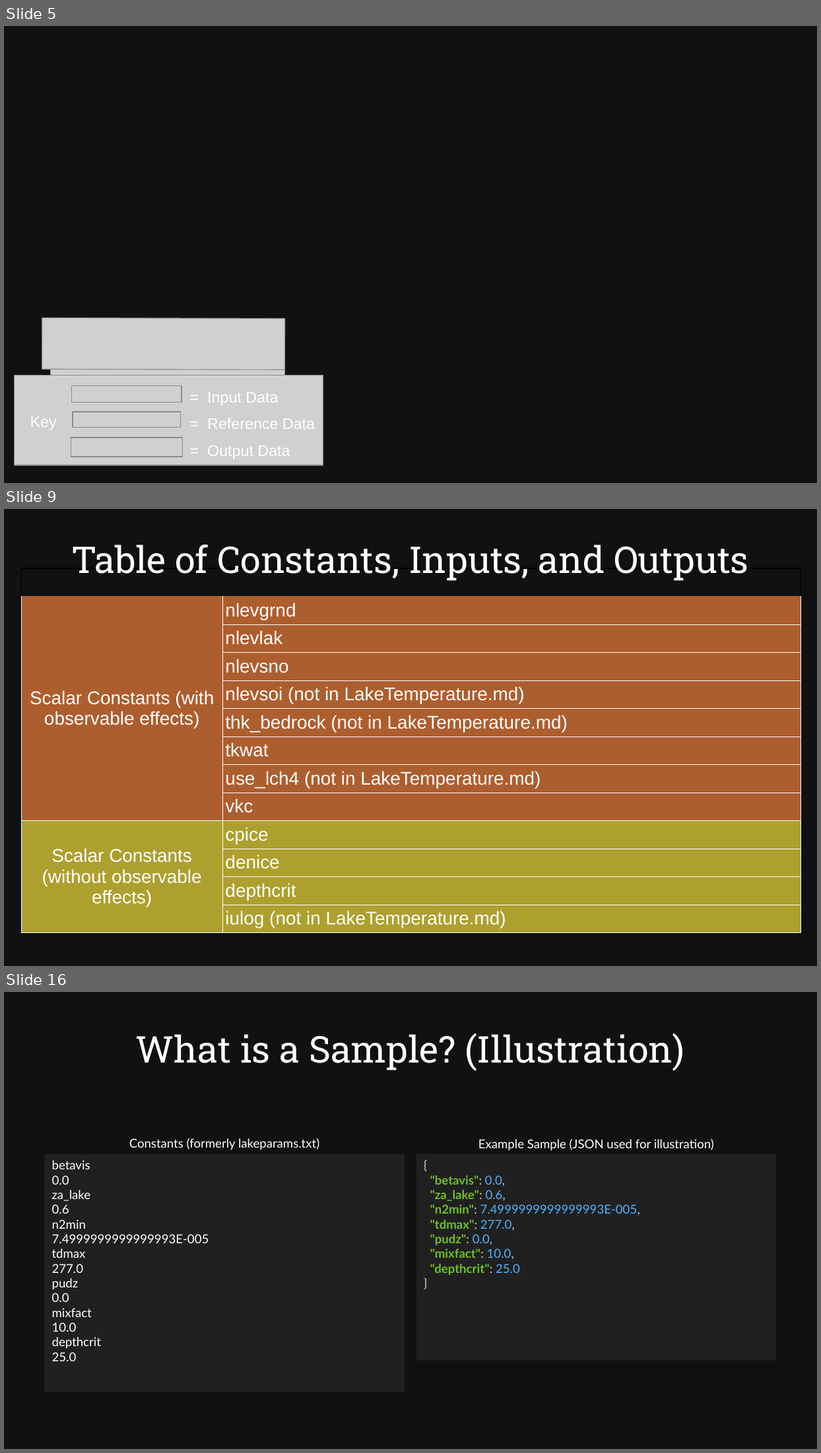
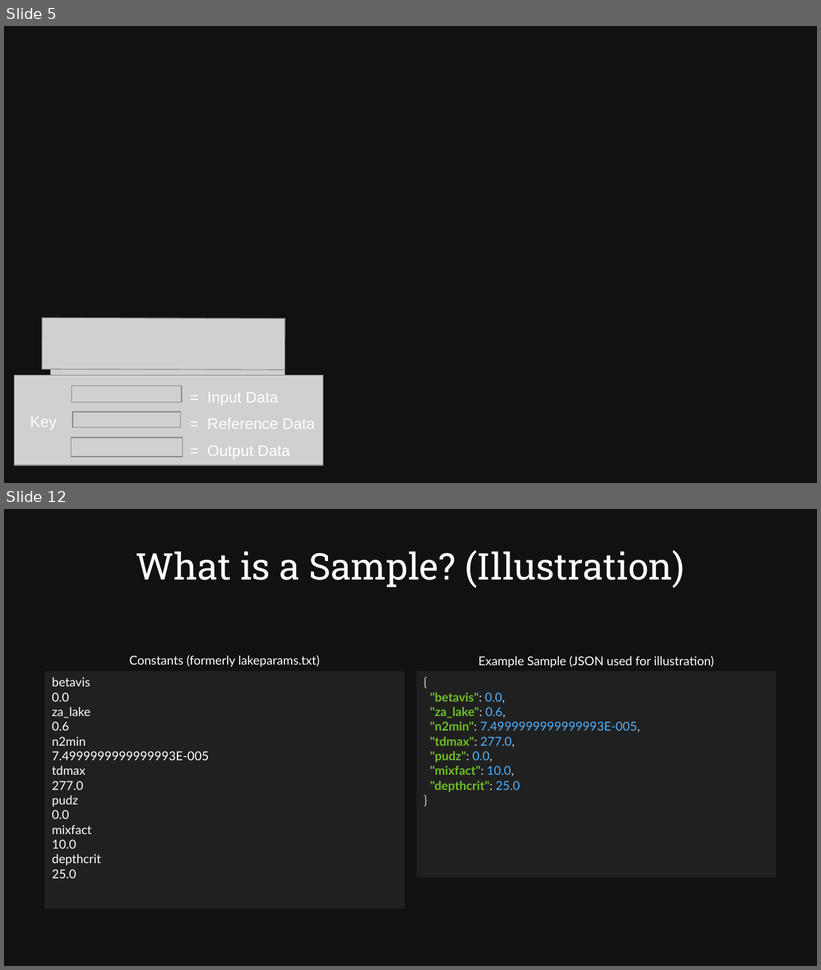
Before and after one commit to SamAllen06/lake_temp_work, a slide deck: documentation/for_collaborators/TestingSoftwareOverview.odp. Shown one above the other, each under a label of ours: slides 5, 9 and 16 before the commit, slides 5 and 12 after it; the slides between them are not shown. The pictures are 821x1453 and 821x970 pixels, drawn with LibreOffice and Linux fonts; fonts in the diff are those of the drawing; grey boxes stand for pictures; background and template pictures are left out. Boxes give left, top, right and bottom in pixels: in the first picture for what was removed or moved away, otherwise in the second. Text is boxed around its words. In the diff, an @@ line names an element or a change of style, - is before the commit and + after.

Commit message:
Update Input, Output, and Constants table and Reorganize Sampling/Analysis plugin slides

```diff
--- a/documentation/for_collaborators/TestingSoftwareOverview.odp
+++ b/documentation/for_collaborators/TestingSoftwareOverview.odp
@@ slide 9 removed at <box>4,509,817,966</box>, background #0F1112 @@
@@ title removed at <box>71,545,749,581</box> @@
-Table of Constants, Inputs, and Outputs
@@ table removed at <box>22,569,802,931</box>, 13 rows, 2 columns @@
- | 
-Scalar Constants (with observable effects) | nlevgrnd
- | nlevlak
- | nlevsno
- | nlevsoi (not in LakeTemperature.md)
- | thk_bedrock (not in LakeTemperature.md)
- | tkwat
- | use_lch4 (not in LakeTemperature.md)
- | vkc
-Scalar Constants (without observable effects) | cpice
- | denice
- | depthcrit
- | iulog (not in LakeTemperature.md)
@@ what was slide 16 is now slide 12 @@
```
Also in this commit, not shown: 12 slides changed, 1 slide added, 5 other slides removed, 2 other files.
